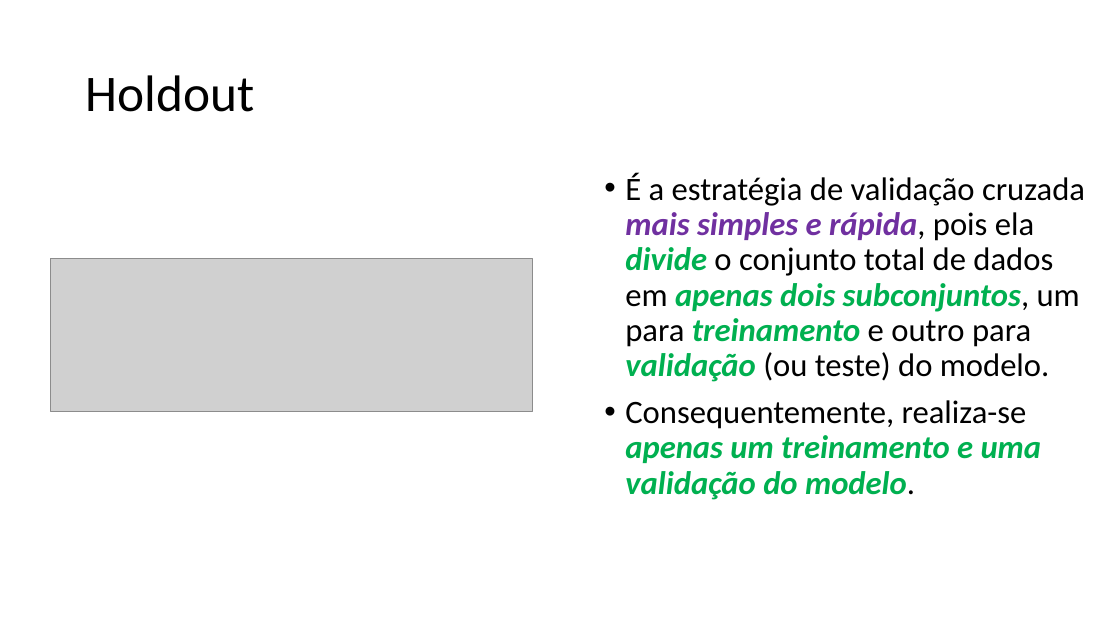
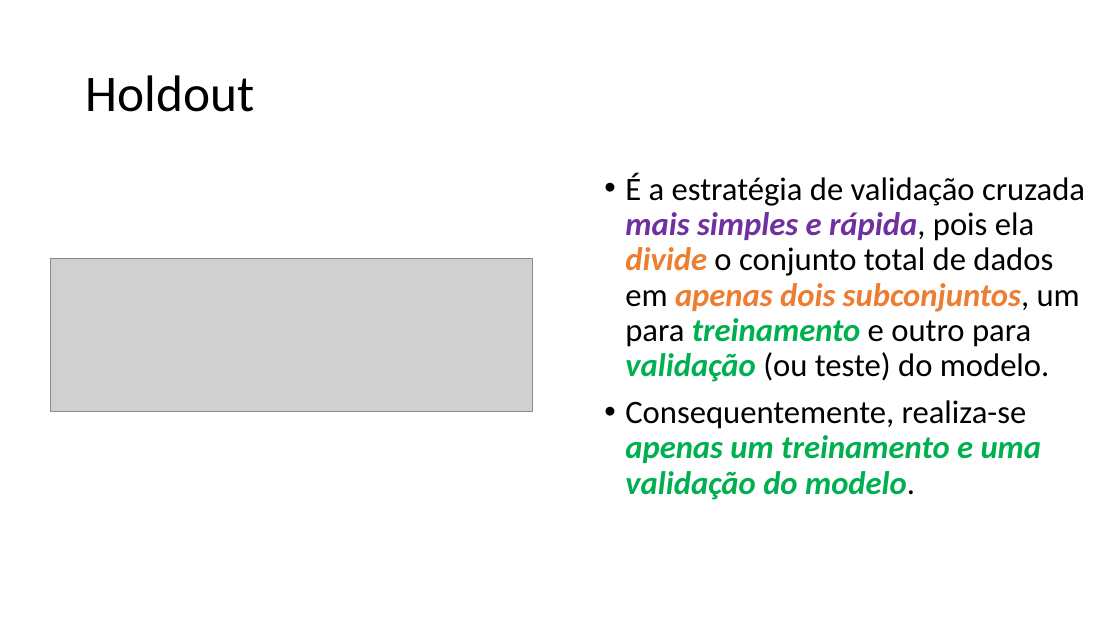
Before and after one commit to zz4fap/t319_aprendizado_de_maquina, a slide deck: slide 6 of slides/T319_Regressão_Linear (Parte V).pptx. Drawn at 1120x630 pixels with LibreOffice and Linux fonts; fonts in the diff are those of the drawing; grey boxes stand for pictures. Boxes give left, top, right and bottom in pixels: in the first picture for what was removed or moved away, otherwise in the second. Text is boxed around its words. In the diff, an @@ line names an element or a change of style, - is before the commit and + after.

```diff
--- a/slides/T319_Regressão_Linear (Parte V).pptx
+++ b/slides/T319_Regressão_Linear (Parte V).pptx
@@ text at [625, 173, 1085, 382]: text colour #00B050 to #ED7D31 in "divide apenas dois subconjuntos," @@
```
Also in this commit, not shown: 6 other slides changed, 3 other files.
